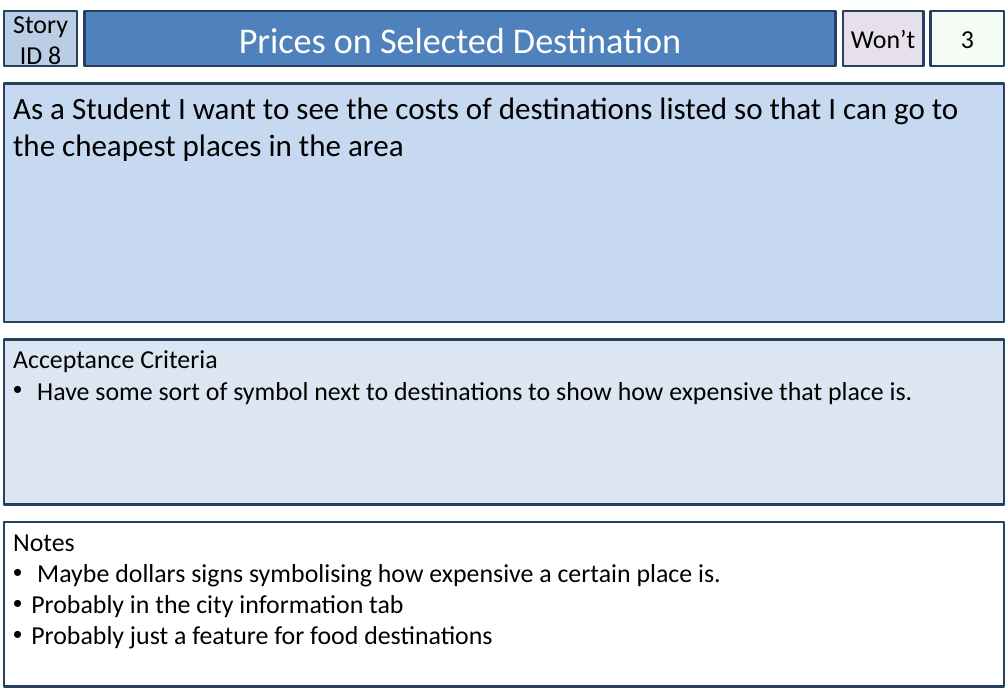
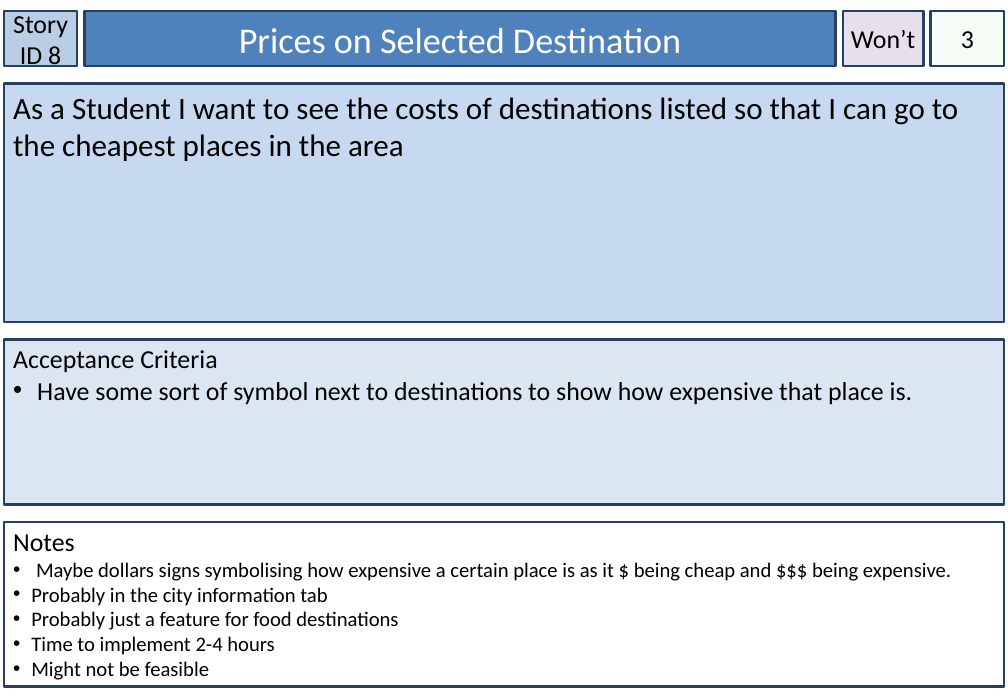
Before and after one commit to amckellar28/I-am-the-Scrub-Master, a slide deck: slide 9 of User Stories.pptx. Drawn at 1008x698 pixels with LibreOffice and Linux fonts; fonts in the diff are those of the drawing. Boxes give left, top, right and bottom in pixels: in the first picture for what was removed or moved away, otherwise in the second. Text is boxed around its words. In the diff, an @@ line names an element or a change of style, - is before the commit and + after.

```diff
--- a/User Stories.pptx
+++ b/User Stories.pptx
@@ text in rectangle at bbox=[36, 562, 951, 581]: text changed; size 20 to 16 pt @@
-• Maybe dollars signs symbolising how expensive a certain place is.
+• Maybe dollars signs symbolising how expensive a certain place is as it $ being cheap and $$$ being expensive.
@@ text in rectangle at bbox=[31, 587, 398, 630]: size 20 to 16 pt in "Probably in the city information tab", "Probably just a feature for food destinations" @@
@@ text in rectangle at bbox=[31, 636, 274, 680]: paragraphs added @@
+• Time to implement 2-4 hours
+• Might not be feasible
```
Also in this commit, not shown: 7 other slides changed.
